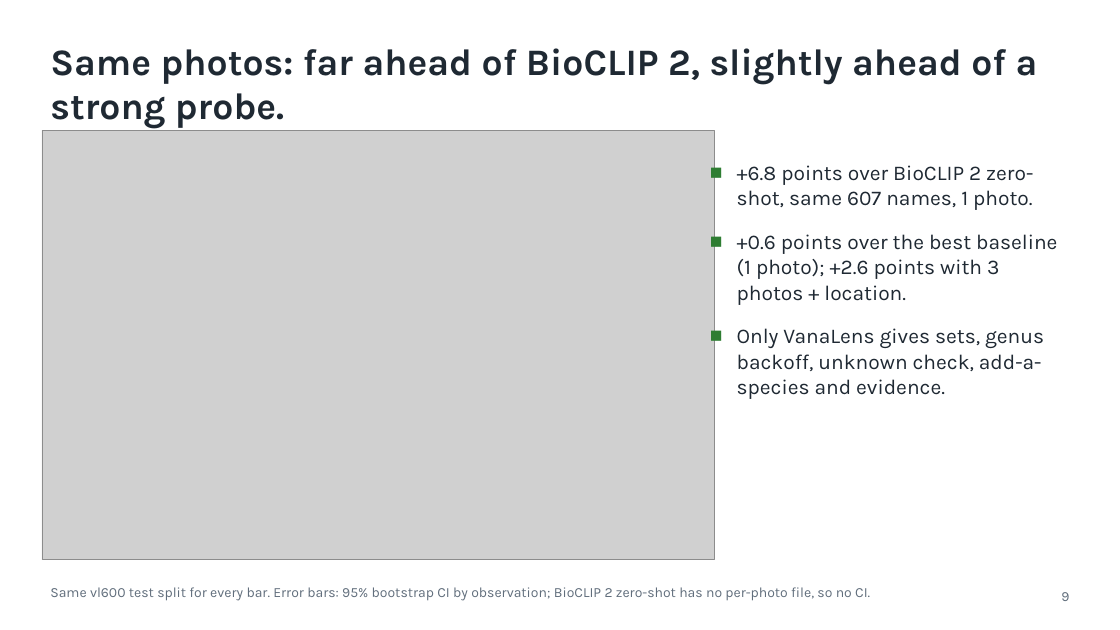
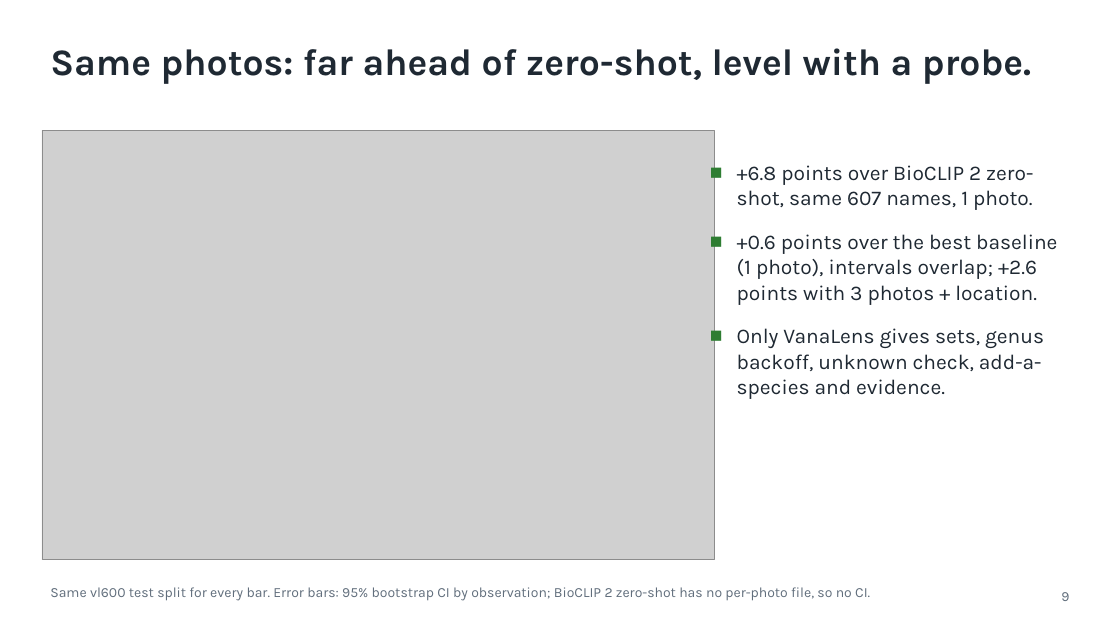
Before and after one commit to shadowBit01/Plant-Classifier-model, a slide deck: slide 9 of pitch/VanaLens.pptx. Drawn at 1120x630 pixels with LibreOffice and Linux fonts; fonts in the diff are those of the drawing; grey boxes stand for pictures. Boxes give left, top, right and bottom in pixels: in the first picture for what was removed or moved away, otherwise in the second. Text is boxed around its words. In the diff, an @@ line names an element or a change of style, - is before the commit and + after.

```diff
--- a/pitch/VanaLens.pptx
+++ b/pitch/VanaLens.pptx
@@ text at bbox=[50, 48, 1031, 84]: text changed @@
-Same photos: far ahead of BioCLIP 2, slightly ahead of a strong probe.
+Same photos: far ahead of zero-shot, level with a probe.
@@ text at bbox=[737, 234, 1057, 305]: text changed @@
-■ +0.6 points over the best baseline (1 photo); +2.6 points with 3 photos + location.
+■ +0.6 points over the best baseline (1 photo), intervals overlap; +2.6 points with 3 photos + location.
```
Also in this commit, not shown: 13 other slides changed, 28 other files.
